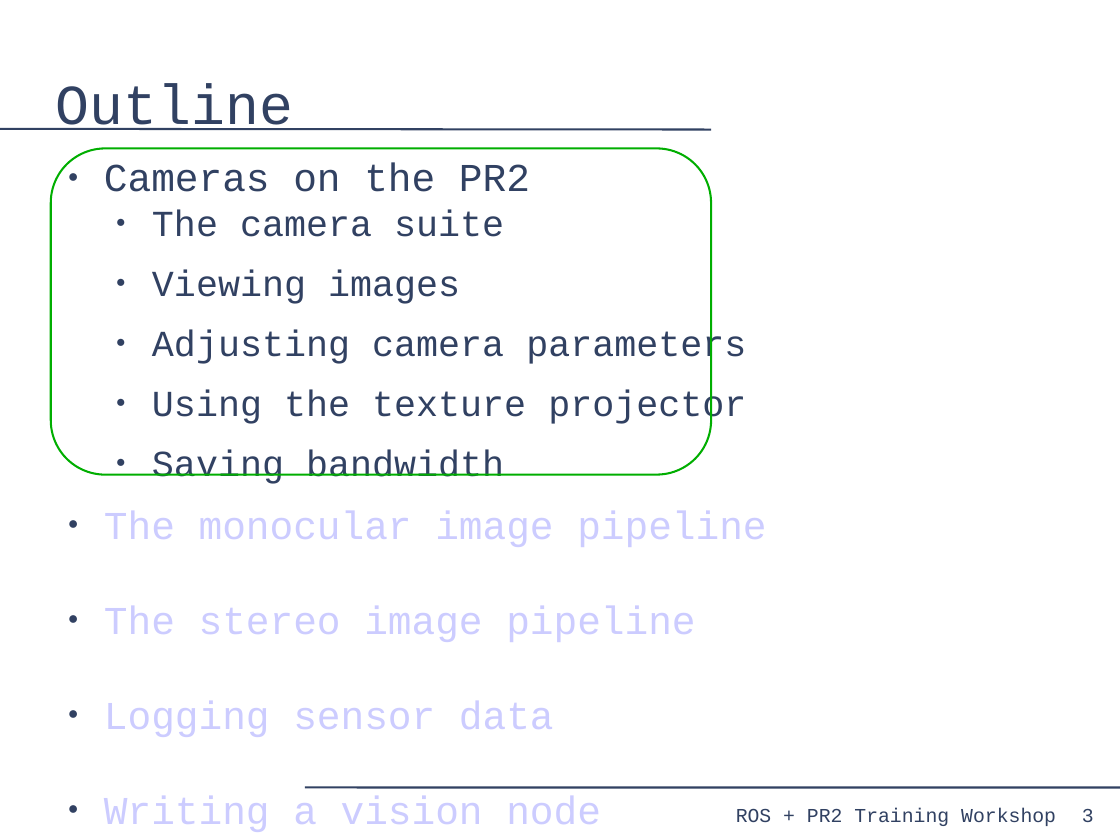
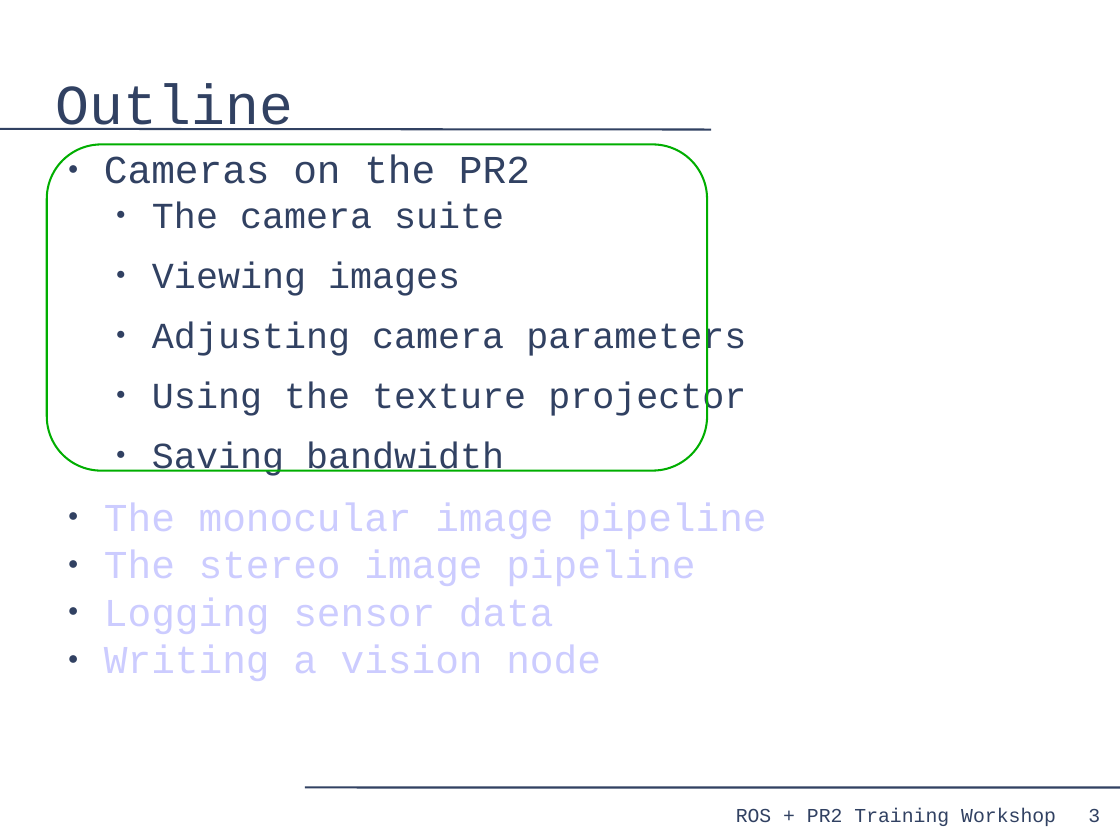
Before and after one commit to PR2/pr2_docs, a slide deck: slide 3 of pr2_training_workshop/processing_camera_data/slides.odp. Drawn at 1120x840 pixels with LibreOffice and Linux fonts; fonts in the diff are those of the drawing. Boxes give left, top, right and bottom in pixels: in the first picture for what was removed or moved away, otherwise in the second. Text is boxed around its words. In the diff, an @@ line names an element or a change of style, - is before the commit and + after.

```diff
--- a/pr2_training_workshop/processing_camera_data/slides.odp
+++ b/pr2_training_workshop/processing_camera_data/slides.odp
@@ rounded rectangle moved from (x1=51, y1=148, x2=711, y2=475) to (x1=47, y1=144, x2=707, y2=471) @@
@@ text "Cameras on the PR2" rewrapped from (x1=104, y1=163, x2=766, y2=832) to (x1=104, y1=155, x2=766, y2=681) @@
@@ page number moved from (x1=1082, y1=809, x2=1094, y2=822) to (x1=1088, y1=809, x2=1100, y2=822) @@
```
Also in this commit, not shown: 58 other slides changed.
